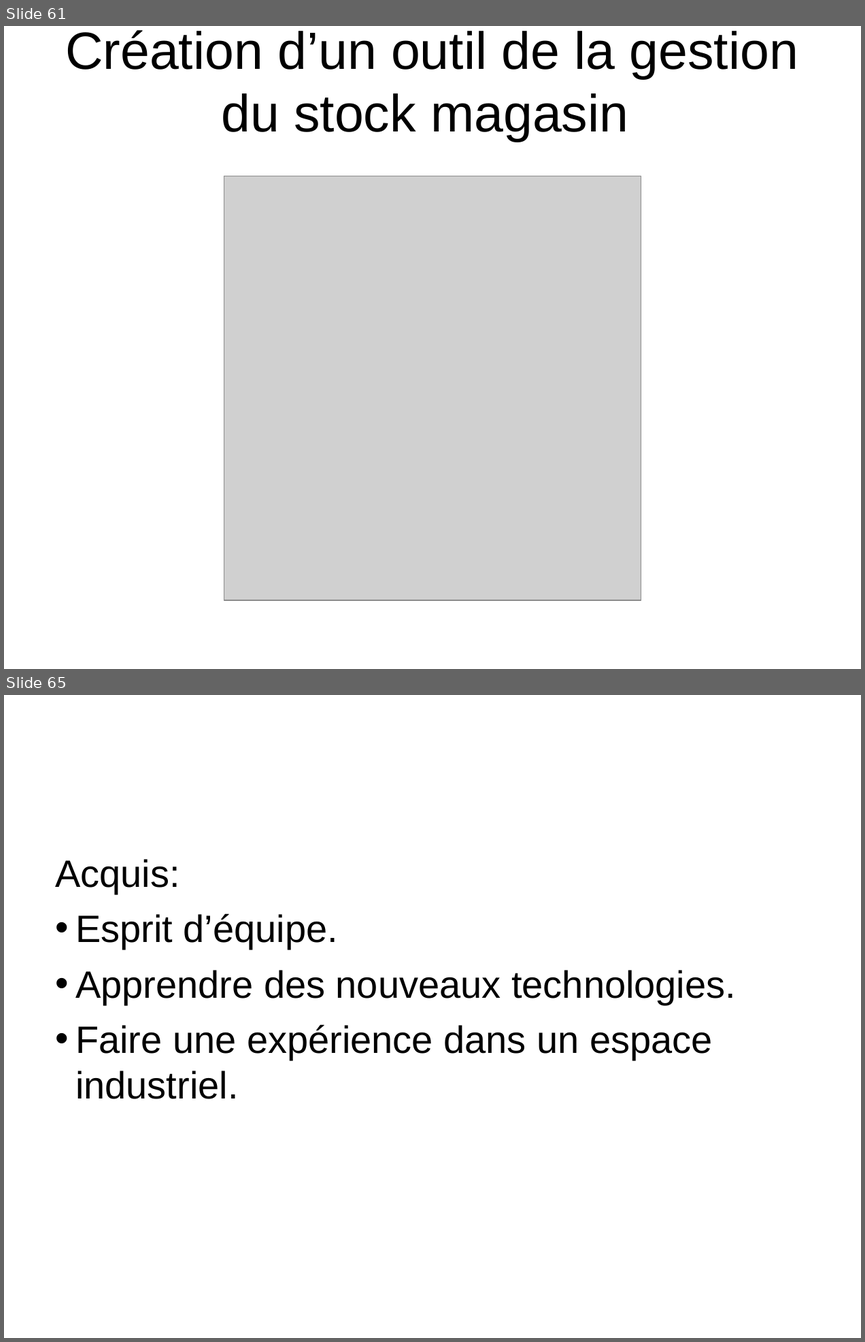
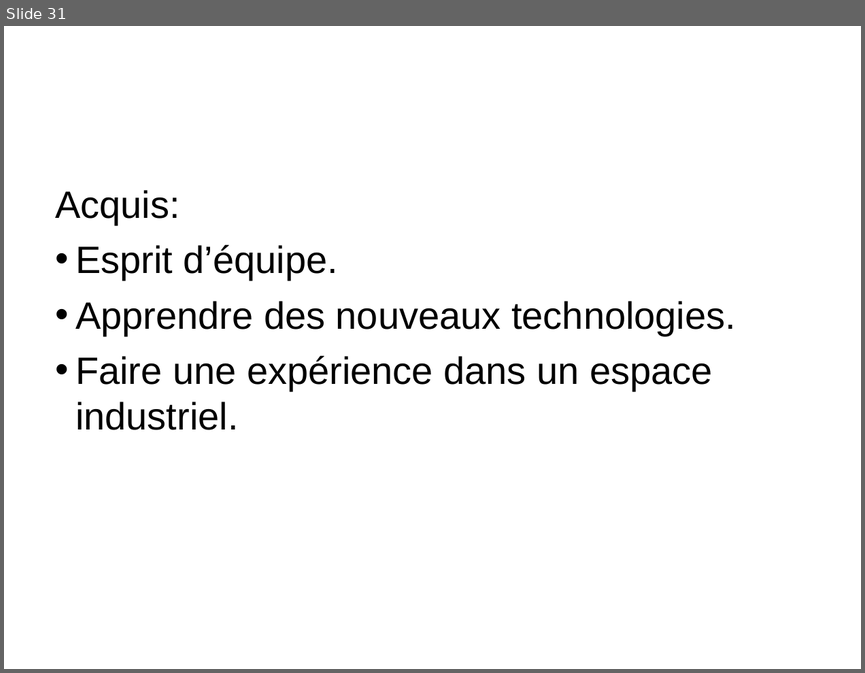
Before and after one commit to HabibAroua/Criminel_dep, a slide deck: documentation/presentation/P1/2734.ppt. Shown one above the other, each under a label of ours: slides 61 and 65 before the commit, slide 31 after it; the slides between them are not shown. The pictures are 865x1342 and 865x673 pixels, drawn with LibreOffice and Linux fonts; fonts in the diff are those of the drawing; grey boxes stand for pictures; background and template pictures are left out. Boxes give left, top, right and bottom in pixels: in the first picture for what was removed or moved away, otherwise in the second. Text is boxed around its words. In the diff, an @@ line names an element or a change of style, - is before the commit and + after.

```diff
--- a/documentation/presentation/P1/2734.ppt
+++ b/documentation/presentation/P1/2734.ppt
@@ slide 61 removed at (x1=4, y1=26, x2=861, y2=669), background picture (left out) @@
@@ title removed at (x1=65, y1=30, x2=798, y2=142) @@
-Création d’un outil de la gestion du stock magasin
@@ picture removed at (x1=224, y1=176, x2=640, y2=600) @@
@@ what was slide 65 is now slide 31 @@
```
Also in this commit, not shown: 2 slides changed, 9 slides added, 42 other slides removed.
